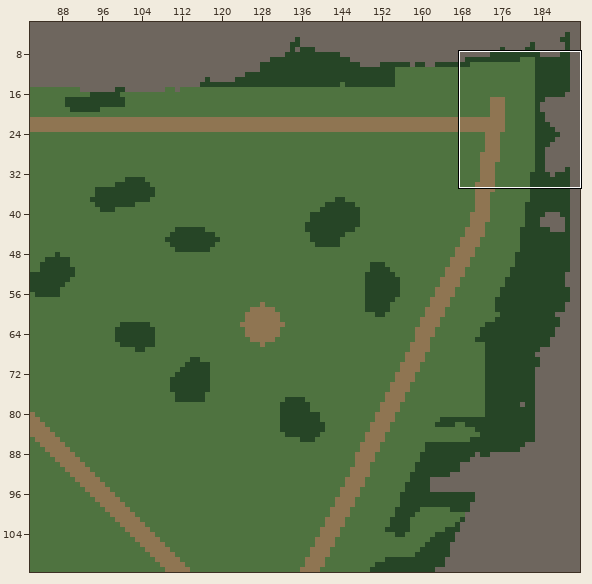
An edit to a level. Tiled map, maps/twin_marches.tmx. Above: a wide view before the commit, with the close-up outlined.
Close-up. Before the edit:
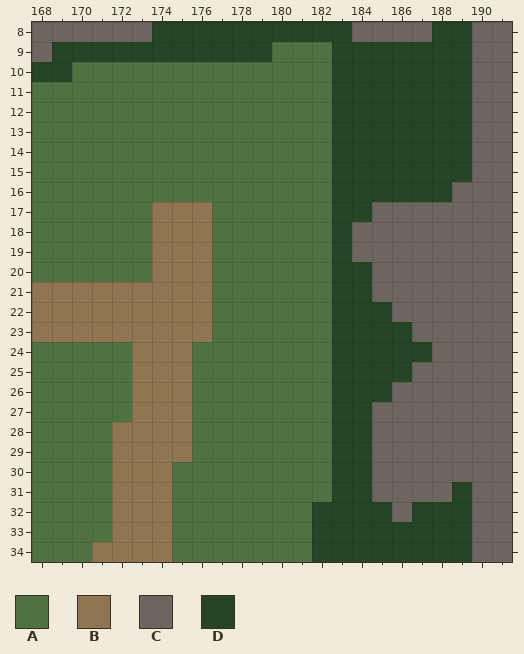
Cells are 32x32 px. Shown: x 168..191, y 8..34. The commit also changed other parts of the map, which this record leaves out.
Key: from "terrain": A 0, B 1, C 2, D 3.
_ is an empty cell.
Layer "ground" before, first column x 168:
 8 CCCCCCDDDDDDDDDDCCCCDDCC
 9 CDDDDDDDDDDDAAADDDDDDDCC
10 DDAAAAAAAAAAAAADDDDDDDCC
11 AAAAAAAAAAAAAAADDDDDDDCC
12 AAAAAAAAAAAAAAADDDDDDDCC
13 AAAAAAAAAAAAAAADDDDDDDCC
14 AAAAAAAAAAAAAAADDDDDDDCC
15 AAAAAAAAAAAAAAADDDDDDDCC
16 AAAAAAAAAAAAAAADDDDDDCCC
17 AAAAAABBBAAAAAADDCCCCCCC
18 AAAAAABBBAAAAAADCCCCCCCC
19 AAAAAABBBAAAAAADCCCCCCCC
20 AAAAAABBBAAAAAADDCCCCCCC
21 BBBBBBBBBAAAAAADDCCCCCCC
22 BBBBBBBBBAAAAAADDDCCCCCC
23 BBBBBBBBBAAAAAADDDDCCCCC
24 AAAAABBBAAAAAAADDDDDCCCC
25 AAAAABBBAAAAAAADDDDCCCCC
26 AAAAABBBAAAAAAADDDCCCCCC
27 AAAAABBBAAAAAAADDCCCCCCC
28 AAAABBBBAAAAAAADDCCCCCCC
29 AAAABBBBAAAAAAADDCCCCCCC
30 AAAABBBAAAAAAAADDCCCCCCC
31 AAAABBBAAAAAAAADDCCCCDCC
32 AAAABBBAAAAAAADDDDCDDDCC
33 AAAABBBAAAAAAADDDDDDDDCC
34 AAABBBBAAAAAAADDDDDDDDCC
The same view after the edit:
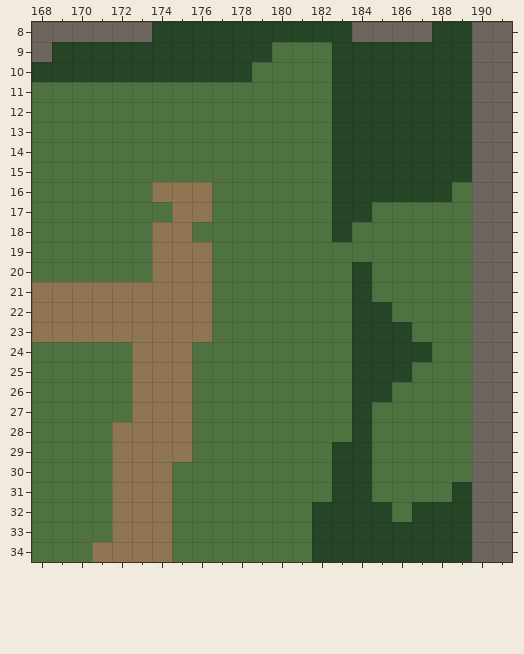
Diff:
Layer "ground":
The edit turns tile B into tile A in row 17 at x 174; in row 18 at x 176.
The edit turns tile C into tile A in row 16 at x 189; in row 17 at x 185 to 189; in rows 18 to 19 at x 184 to 189; in rows 20 to 21 at x 185 to 189; in row 22 at x 186 to 189; in row 23 at x 187 to 189.
The edit turns tile C into tile A in row 24 at x 188 to 189; in row 25 at x 187 to 189; in row 26 at x 186 to 189; in rows 27 to 30 at x 185 to 189; in row 31 at x 185 to 188; in row 32 at x 186.
The edit turns tile D into tile A in rows 19 to 28 at x 183.
The edit turns tile A into tile B in row 16 at x 174 to 176.
The edit turns tile A into tile D in row 10 at x 170 to 178.
Changed places in both close-ups, as pixel boxes (x1, y1, x2, y2):
changed: (72, 62, 252, 82)
changed: (152, 182, 212, 222)
changed: (332, 182, 472, 522)
changed: (192, 222, 212, 242)
